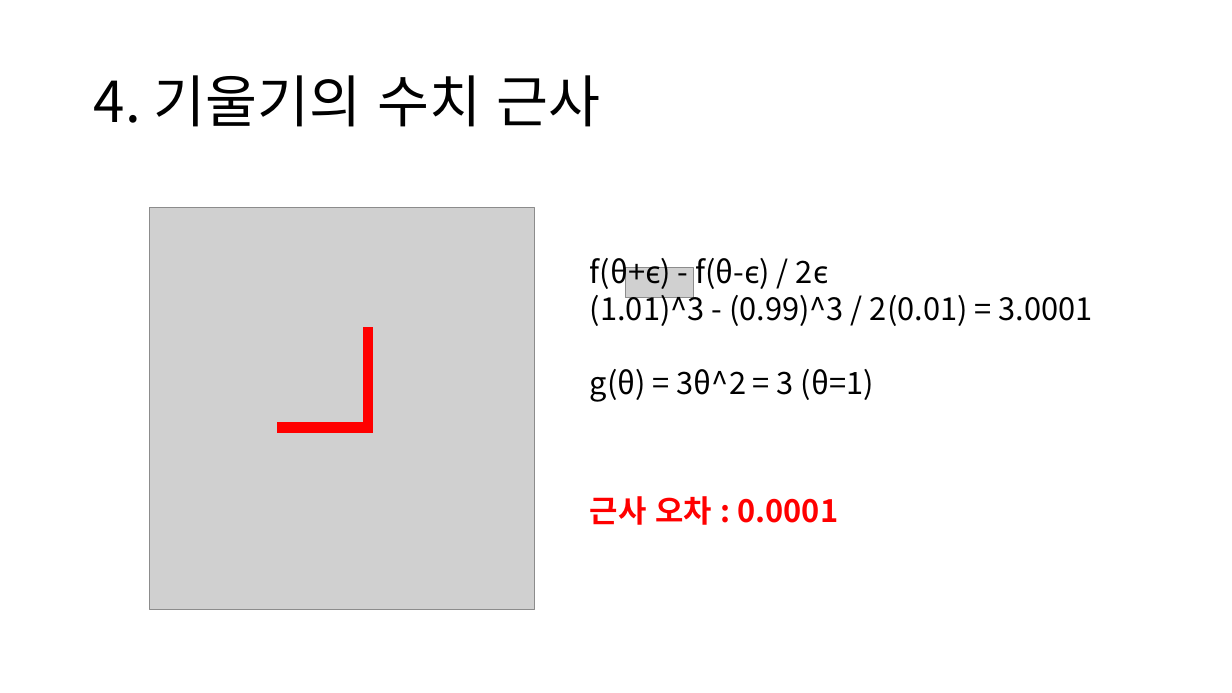
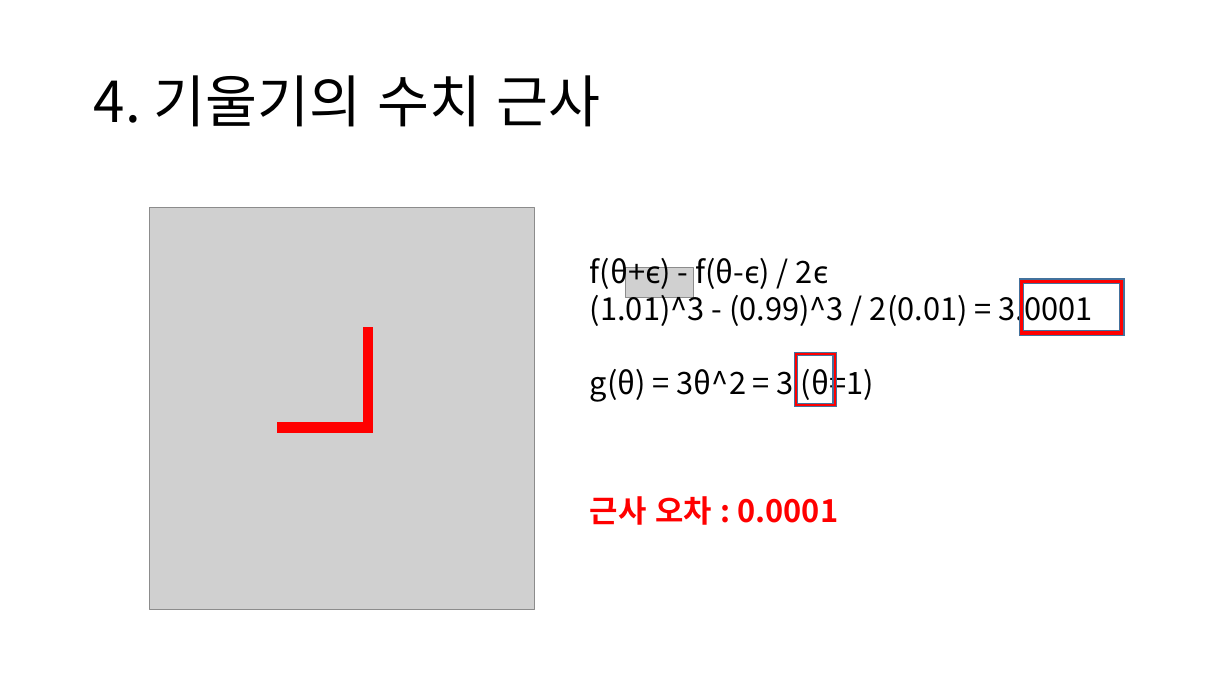
Before and after one commit to hyeonji-cho/2023-2_Euron, a slide deck: slide 17 of 3. 최적화 문제 설정.pptx. Drawn at 1232x693 pixels with LibreOffice and Linux fonts; fonts in the diff are those of the drawing; grey boxes stand for pictures. Boxes give left, top, right and bottom in pixels: in the first picture for what was removed or moved away, otherwise in the second. Text is boxed around its words. In the diff, an @@ line names an element or a change of style, - is before the commit and + after.

```diff
--- a/3. 최적화 문제 설정.pptx
+++ b/3. 최적화 문제 설정.pptx
@@ frame added at (1019,279,1124,335), fill #FF0000, outline #43739E 1 pt @@
@@ frame added at (795,352,837,407), fill #FF0000, outline #43739E 1 pt @@
```
Also in this commit, not shown: 2 other slides changed.
